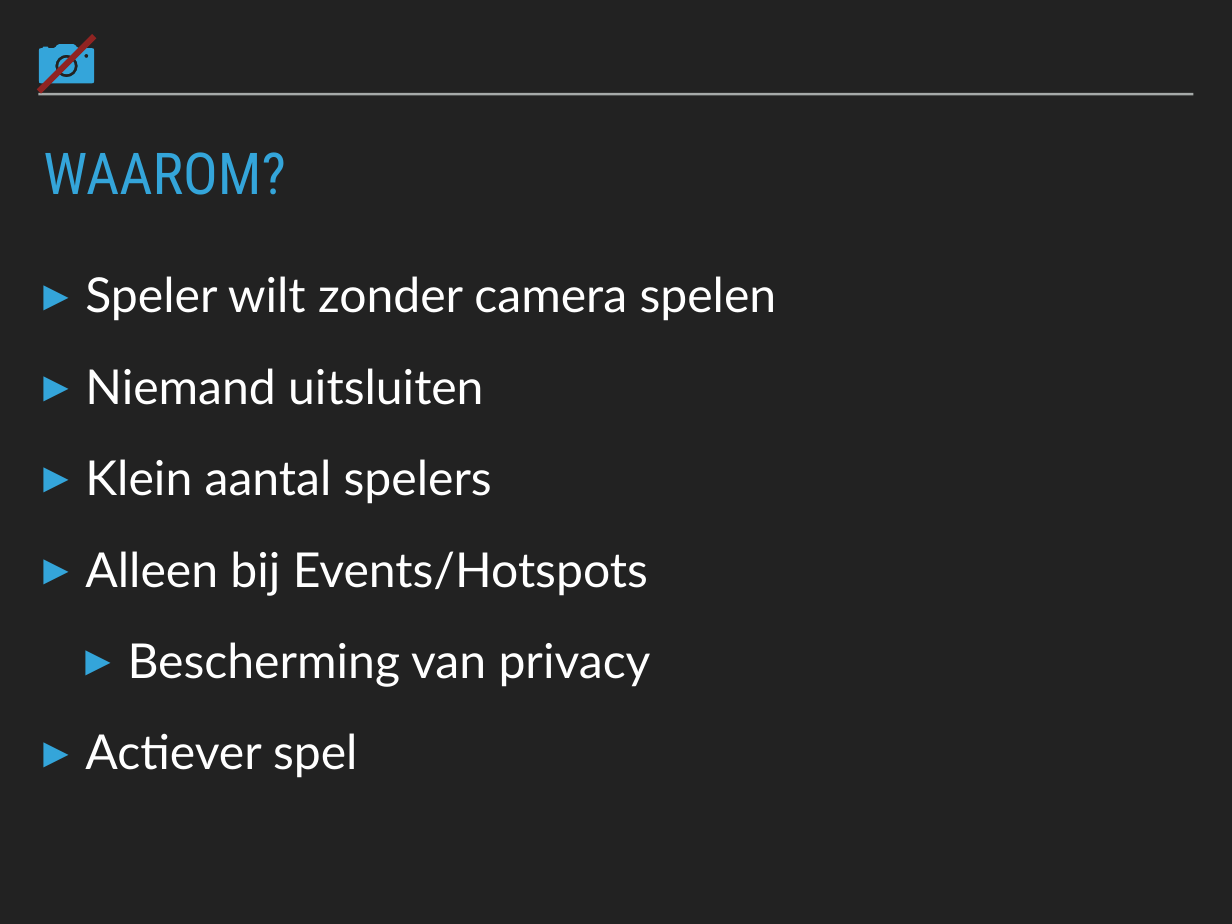
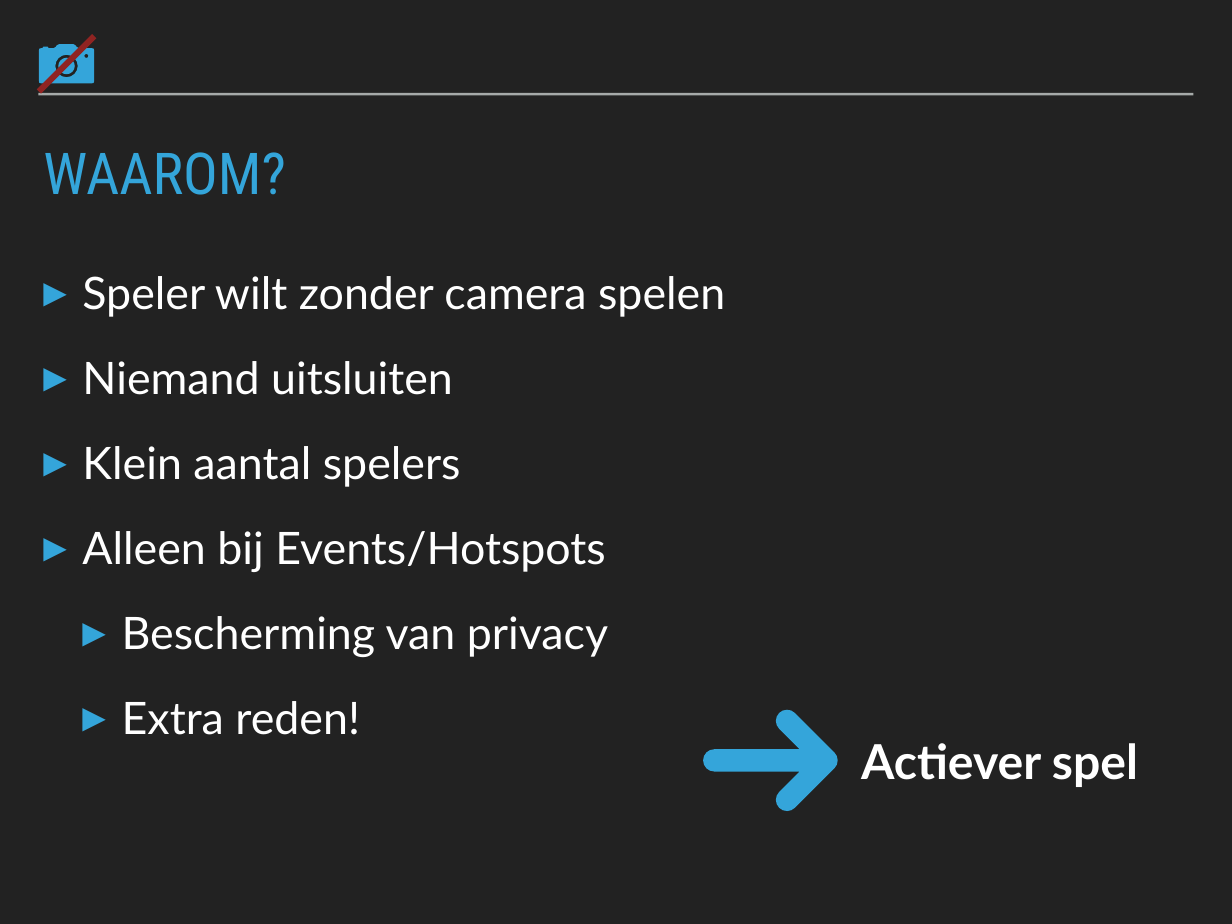
Before and after one commit to Wh1spr/Morty, a slide deck: slide 4 of TCGD/TC-OnbruikbareCameras.pptx. Drawn at 1232x924 pixels with LibreOffice and Linux fonts; fonts in the diff are those of the drawing. Boxes give left, top, right and bottom in pixels: in the first picture for what was removed or moved away, otherwise in the second. Text is boxed around its words. In the diff, an @@ line names an element or a change of style, - is before the commit and + after.

```diff
--- a/TCGD/TC-OnbruikbareCameras.pptx
+++ b/TCGD/TC-OnbruikbareCameras.pptx
@@ text at box(82, 276, 725, 657): size 40 to 37.2 pt; indent changed; less space between paragraphs @@
@@ text at box(122, 701, 360, 735): text changed; size 40 to 37.2 pt @@
-▸ Actiever spel
+  ▸ Extra reden!
@@ freeform shape added at box(704, 710, 838, 811), fill #34A5DA @@
@@ text added at box(861, 743, 1138, 787), 40 pt, text #FFFFFF, bold @@
+    Actiever spel
```
Also in this commit, not shown: 2 other files.
